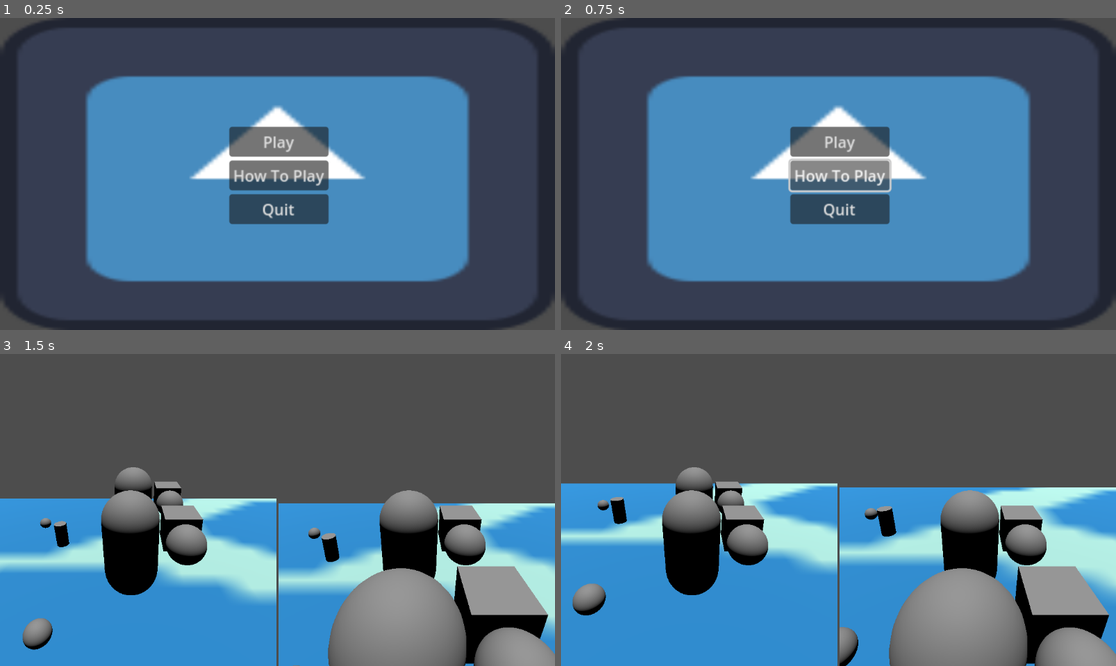
Above: before the commit, frames 1-4 (two rows, left to right).
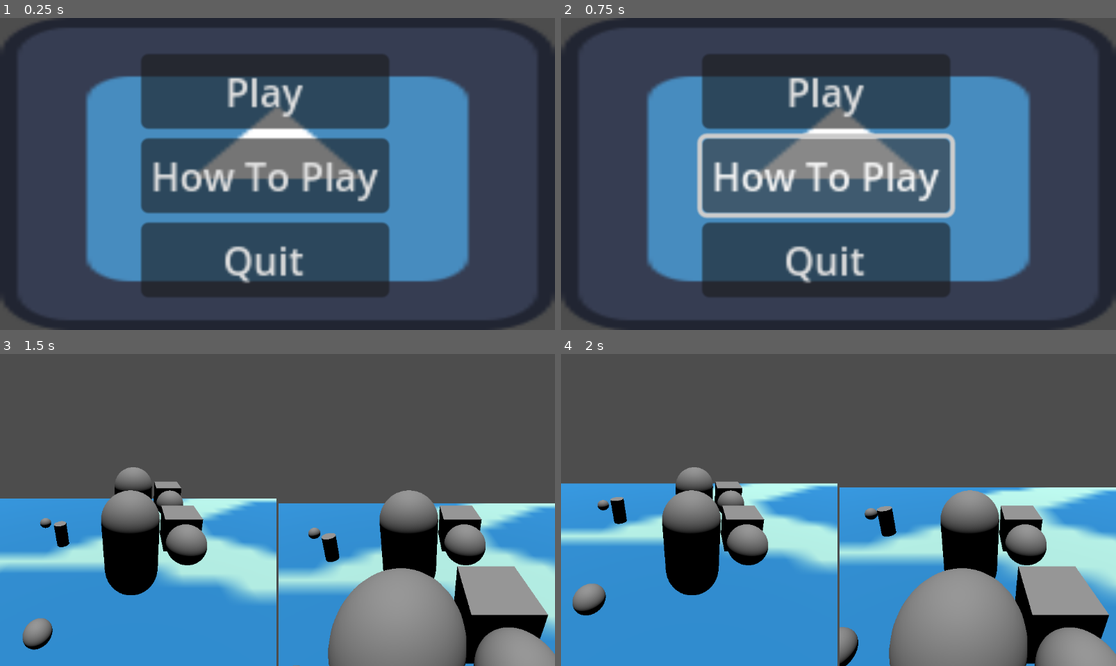
Above: after the commit, the same moments.

Repository: arry424/Chaunch
Game: Godot game, scene res://main_menu.tscn
The game is run twice, just before and just after one commit, with the same random seed, the same clock (stepped at 60 frames per second) and the same inputs. This scene is started directly instead of the project's main scene. The engine's default icon, where the game draws it, is replaced by a stand-in: a white triangle on a blue panel in a dark square.
Inputs:
- Up to frame 1 (0.25 s): no input
- Up to frame 2 (0.75 s): click "How To Play" at 0.5 s
- Up to frame 3 (1.5 s): click "Play" at 1.25 s
- Up to frame 4 (2 s): no input

The runs differ from the first frame. In frame 1, 30% of the frame differs, in the area x 25-71%, y 11-90%; in frame 2, 32%, in the area x 24-72%, y 11-90%; in frame 3, nothing differs; in frame 4, nothing differs.

Commit message:
fixed main menu when maximized

Diff:
--- a/main_menu.tscn
+++ b/main_menu.tscn
@@ -10,39 +10,48 @@
 anchor_bottom = 1.0
 grow_horizontal = 2
 grow_vertical = 2
+size_flags_horizontal = 3
+size_flags_vertical = 3
 script = ExtResource("1_8l4py")
 
 [node name="TextureRect" type="TextureRect" parent="."]
 z_index = -1
-layout_mode = 2
-offset_right = 1152.0
-offset_bottom = 648.0
+layout_mode = 1
+anchors_preset = 15
+anchor_right = 1.0
+anchor_bottom = 1.0
+grow_horizontal = 2
+grow_vertical = 2
 texture = ExtResource("2_th527")
 
-[node name="CenterContainer" type="CenterContainer" parent="."]
-layout_mode = 2
-offset_left = -572.0
-offset_top = -320.0
-offset_right = 580.0
-offset_bottom = 328.0
-scale = Vector2(2, 2)
+[node name="VBoxContainer" type="VBoxContainer" parent="."]
+layout_mode = 1
+anchors_preset = 8
+anchor_left = 0.5
+anchor_top = 0.5
+anchor_right = 0.5
+anchor_bottom = 0.5
+offset_left = -283.0
+offset_top = -249.0
+offset_right = -180.0
+offset_bottom = -148.0
+grow_horizontal = 2
+grow_vertical = 2
+scale = Vector2(5, 5)
 
-[node name="VBoxContainer" type="VBoxContainer" parent="CenterContainer"]
-layout_mode = 2
-
-[node name="PlayButton" type="Button" parent="CenterContainer/VBoxContainer"]
+[node name="PlayButton" type="Button" parent="VBoxContainer"]
 layout_mode = 2
 text = "Play
 "
 
-[node name="Instructions" type="Button" parent="CenterContainer/VBoxContainer"]
+[node name="Instructions" type="Button" parent="VBoxContainer"]
 layout_mode = 2
 text = "How To Play"
 
-[node name="QuitButton" type="Button" parent="CenterContainer/VBoxContainer"]
+[node name="QuitButton" type="Button" parent="VBoxContainer"]
 layout_mode = 2
 text = "Quit
 "
 
-[connection signal="button_down" from="CenterContainer/VBoxContainer/PlayButton" to="." method="_on_play_button_button_down"]
-[connection signal="button_down" from="CenterContainer/VBoxContainer/QuitButton" to="." method="_on_quit_button_button_down"]
+[connection signal="button_down" from="VBoxContainer/PlayButton" to="." method="_on_play_button_button_down"]
+[connection signal="button_down" from="VBoxContainer/QuitButton" to="." method="_on_quit_button_button_down"]
--- a/project.godot
+++ b/project.godot
@@ -14,6 +14,10 @@
 run/main_scene="res://scenes/main.tscn"
 config/features=PackedStringArray("4.2", "GL Compatibility")
 config/icon="res://assets/icon.svg"
+
+[display]
+
+window/size/mode=2
 
 [input]
 
